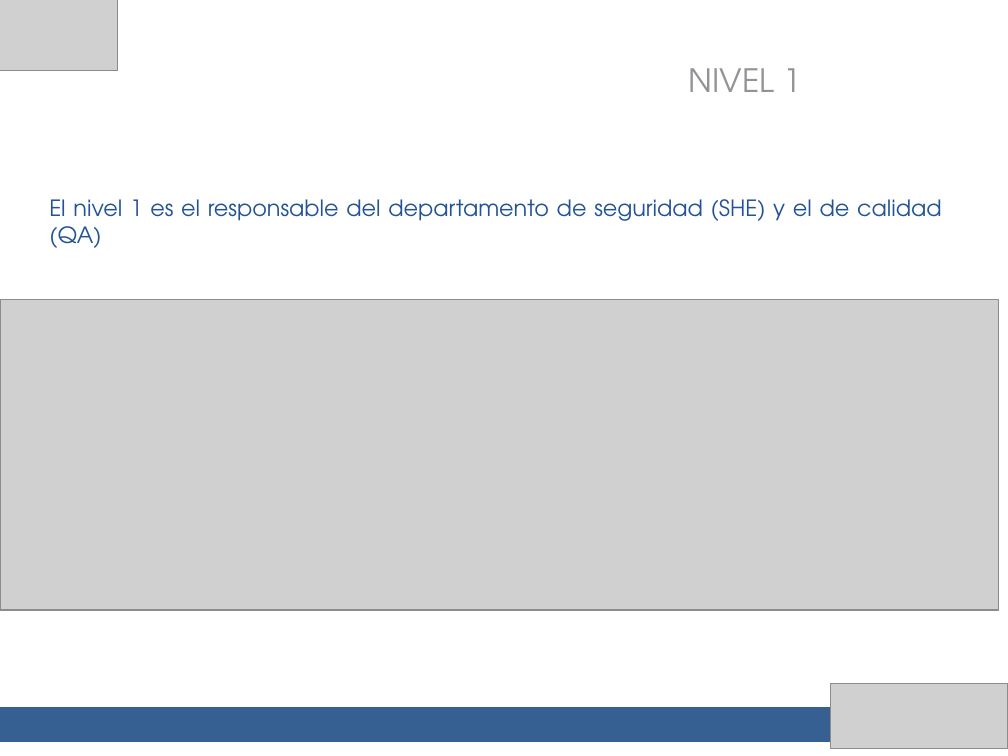
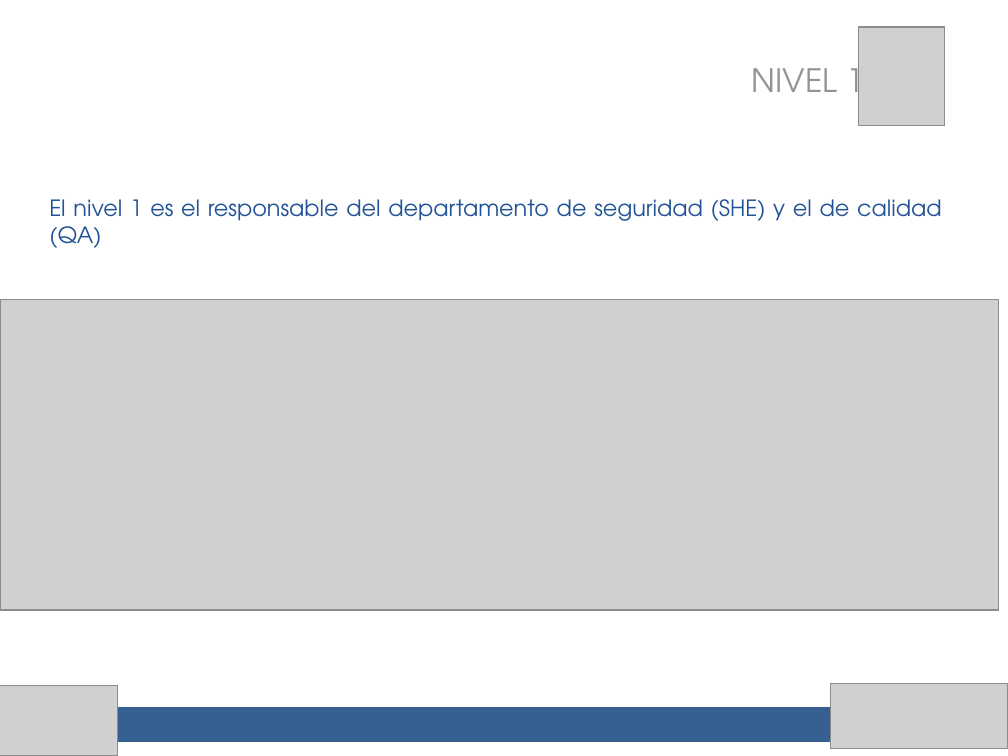
Before and after one commit to migreyes30/clinicaempresarial, a slide deck: slide 19 of presentacion final/Control de cambios.pptx (slide 20 before the commit). Drawn at 1008x756 pixels with LibreOffice and Linux fonts; fonts in the diff are those of the drawing; grey boxes stand for pictures. Boxes give left, top, right and bottom in pixels: in the first picture for what was removed or moved away, otherwise in the second. Text is boxed around its words. In the diff, an @@ line names an element or a change of style, - is before the commit and + after.

```diff
--- a/presentacion final/Control de cambios.pptx
+++ b/presentacion final/Control de cambios.pptx
@@ picture added at (859,27,946,126) @@
@@ text "NIVEL 1" rewrapped from (688,68,801,92) to (751,59,864,108) @@
@@ picture: place and size @@
-picture at (0,0,118,71)
+picture at (0,685,118,756)
```
Also in this commit, not shown: 19 other slides changed, 7 slides added, 7 slides removed, 1 other file.
